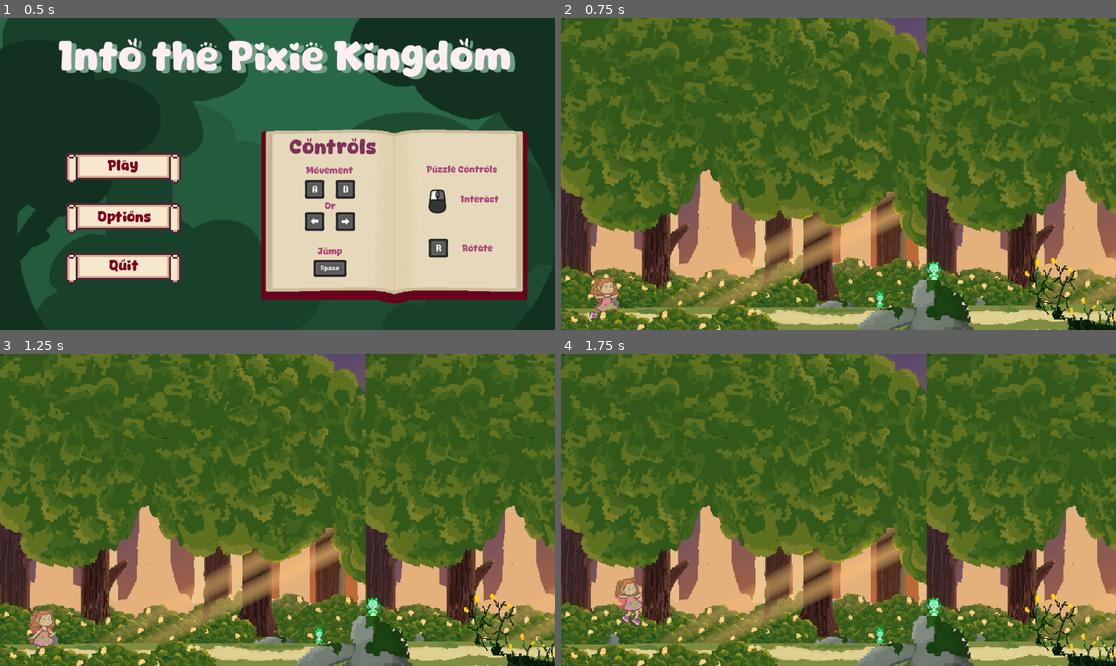
Above: before the commit, frames 1-4 (two rows, left to right).
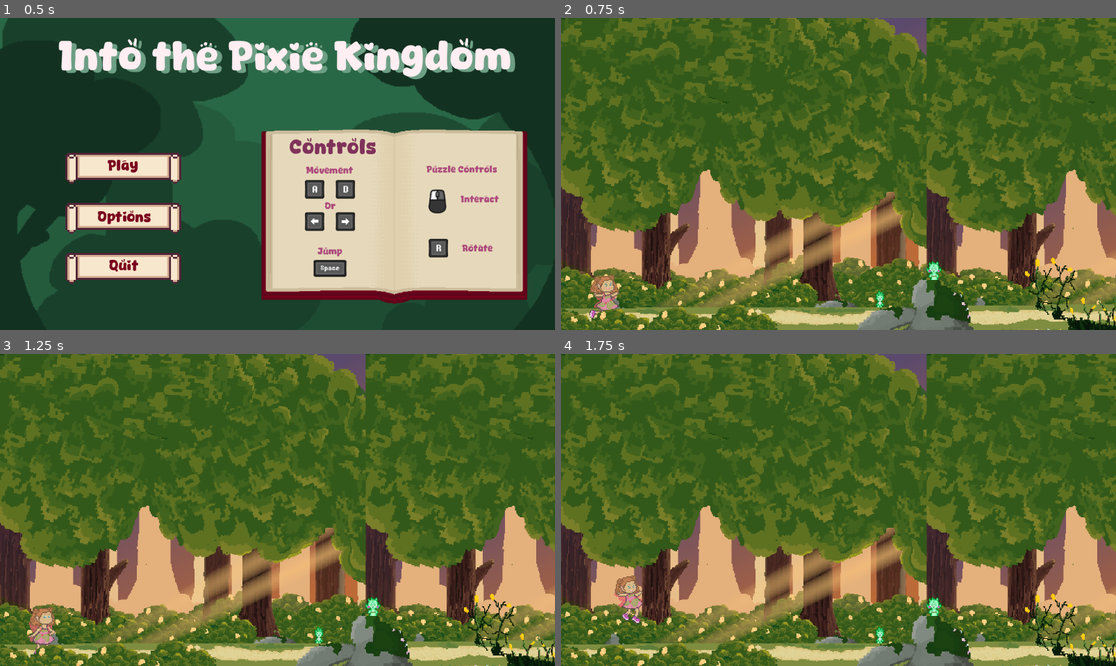
Above: after the commit, the same moments.

Repository: AlexReidNZ/Into-The-Pixie-Kingdom
Game: Godot game, scene res://Scenes/Levels/level_1.tscn
Two runs of this game, one before a commit and one after it. Both use one fixed random seed, a clock stepped at 60 frames per second and the inputs below. The engine's default icon, where the game draws it, is replaced by a stand-in: a white triangle on a blue panel in a dark square.
Inputs (mouse positions are in pixels of both pictures, inside the frame that each line leads up to):
- Up to frame 1 (0.5 s): no input
- Up to frame 2 (0.75 s): click "Play" at 0.5 s
- Up to frame 3 (1.25 s): no input
- Up to frame 4 (1.75 s): tap Enter (ui_accept) at 1.25 s; move the mouse to (810, 572) at 1.27 s; press the mouse at (810, 572) at 1.28 s; hold Right (move_right) from 1.28 s (still down); tap Space (jump) at 1.52 s

Frame 1 is identical in both runs. In frame 2, 0.3% of the frame differs, in the area x 5-11%, y 82-97%; in frame 3, 0.3%; in frame 4, 0.4%, in the area x 9-15%, y 71-88%.

Commit message:
fix: move player up a little bit

Diff:
--- a/Scenes/Levels/level_1.tscn
+++ b/Scenes/Levels/level_1.tscn
@@ -729,7 +729,7 @@
 position = Vector2(-50, 314)
 
 [node name="CollisionShape2D" type="CollisionShape2D" parent="Ground"]
-position = Vector2(0, 1)
+position = Vector2(297, -1)
 shape = SubResource("WorldBoundaryShape2D_mr6wc")
 
 [node name="Ground Sprites" type="Node2D" parent="Ground"]
